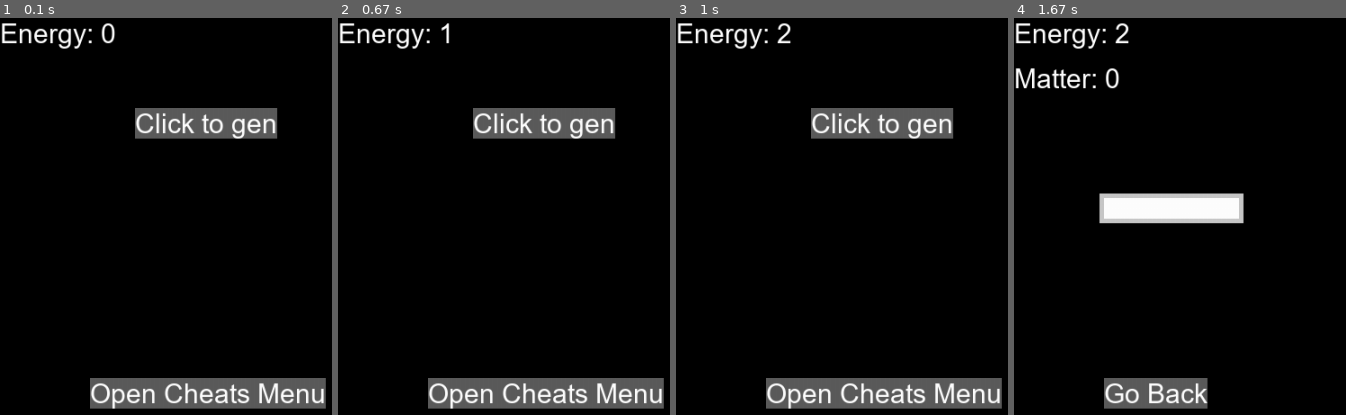
Above: before the commit, frames 1-4 (left to right).
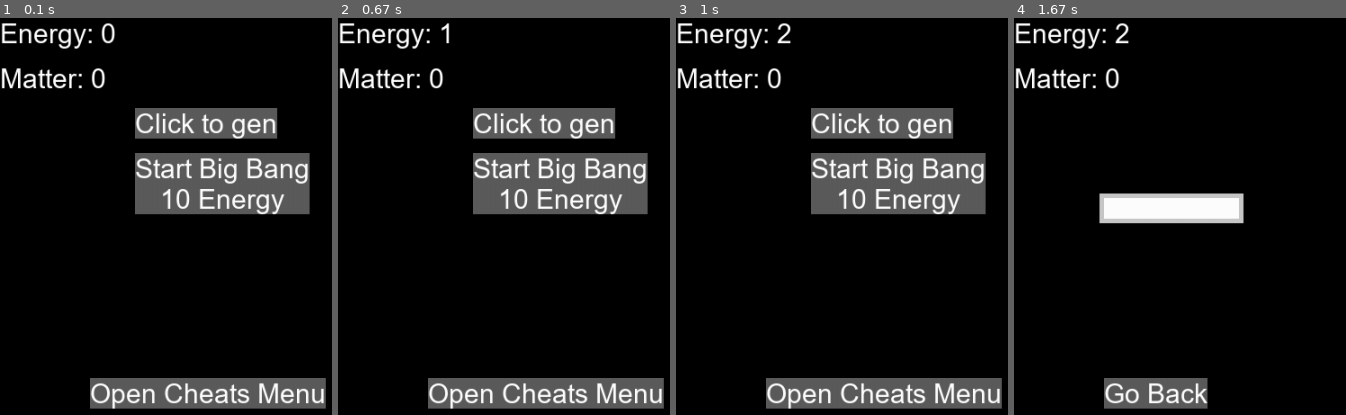
Above: after the commit, the same moments.

Repository: Slayrix/Idle-Game
Game: pygame game, started from Game/main.py
The game is run twice, just before and just after one commit, with the same random seed, the same clock (stepped at 60 frames per second) and the same inputs.
Inputs (mouse positions are in pixels of both pictures, inside the frame that each line leads up to):
- Up to frame 1 (0.1 s): no input
- Up to frame 2 (0.67 s): click "Click to gen" at 0.38 s
- Up to frame 3 (1 s): click "Click to gen" at 0.72 s
- Up to frame 4 (1.67 s): click "Open Cheats Menu" at 1.05 s; click (1170, 208) at 1.55 s

The runs differ from the first frame. In frame 1, 8.9% of the frame differs, in the area x 0-94%, y 12-50%; in frame 2, 8.9%; in frame 3, 8.9%; in frame 4, nothing differs.

Commit message:
Made buttons more modular

Diff:
--- a/Game/button.py
+++ b/Game/button.py
@@ -1,11 +1,20 @@
 import pygame as pg
 import game, upgrade
 
+class list:
+    def __init__(self):
+        self.list = []
+
 class button:
-    def __init__(self, textList, textColor, xPos, yPos):
+    def __init__(self, textList, activeMenuList: list, textColor, xPos, yPos, name, drawConditions: list = None):
         self.font = pg.font.Font("arial.ttf", 30)
         self.lineVarList = []
         self.setButton(textList, textColor, xPos, yPos)
+        self.activeMenu = activeMenuList
+        buttonList.list += [self]
+        self.drawConditions = drawConditions
+
+        self.name = name
 
     def setButton(self, textList: list, textColor, xPos: int, yPos: int):
         self.textColor = textColor
@@ -41,12 +50,34 @@
     def updateText(self, text: str, line: int):
         self.lineVarList[line] = self.font.render(text, True, self.textColor)
 
-genButton = button(["Click to gen"], (255, 255, 255), 150, 100)
-shopButton = button(["Shop"], (255, 255, 255), 150, 150)
-shopBackButton = button(["Back"], (255, 255, 255), 100, 100)
-bigBangButton = button(["Start Big Bang", str(upgrade.bigBangUpgrade.cost) + " Energy"], (255, 255, 255), 150, 150)
-genEnergyUpgradeButton = button(["Upgrade 1", "Auto gen +" + str(upgrade.genEnergyUpgrade.increaseGenPerSecondAmount) + " energy per second per upgrade", str(upgrade.genEnergyUpgrade.cost) + " Matter"], (255, 255, 255), 150, 230)
-matterGenUpgradeButton = button(["Double Matter Generation", "Increases energy consumption by +10", str(upgrade.matterGenUpgrade.cost) + " Matter"], (255, 255, 255), 150, 350)
-genEnergyUpgradeBuffButton = button(["Double Energy Generation of Upgrade 1", str(upgrade.genEnergyUpgradeBuff.cost) + " Matter"], (255, 255, 255), 150, 470)
-cheatsMenuButton = button(["Open Cheats Menu"], (255, 255, 255), 100, 400)
-cheatsBackButton = button(["Go Back"], (255, 255, 255), 100, 400)
+    def showButton(self):
+        conditions = self.drawConditions
+        if conditions == None:
+            return True
+        else:
+            val = False
+            objVar = conditions[0]
+            if conditions[1] == "level":
+                if conditions[2] == "=":
+                    if objVar.level == conditions[3]:
+                        val = True
+                elif conditions[2] == ">":
+                    if objVar.level > conditions[3]:
+                        val = True
+                if val == True:
+                    return True
+                else:
+                    return False
+
+
+buttonList = list()
+
+genButton = button(["Click to gen"], ["defaultMenu"], (255, 255, 255), 150, 100, "genButton")
+shopButton = button(["Shop"], ["defaultMenu"], (255, 255, 255), 150, 150, "shopButton", [upgrade.bigBangUpgrade, "level", ">", 0])
+shopBackButton = button(["Back"], ["shop"], (255, 255, 255), 100, 100, "shopBackButton")
+bigBangButton = button(["Start Big Bang", str(upgrade.bigBangUpgrade.cost) + " Energy"], ["defaultMenu"], (255, 255, 255), 150, 150, "bigBangButton", [upgrade.bigBangUpgrade, "level", "=", 0])
+genEnergyUpgradeButton = button(["Upgrade 1", "Auto gen +" + str(upgrade.genEnergyUpgrade.increaseGenPerSecondAmount) + " energy per second per upgrade", str(upgrade.genEnergyUpgrade.cost) + " Matter"], ["shop"], (255, 255, 255), 150, 230, "genEnergyUpgradeButton")
+matterGenUpgradeButton = button(["Double Matter Generation", "Increases energy consumption by +10", str(upgrade.matterGenUpgrade.cost) + " Matter"], ["shop"], (255, 255, 255), 150, 350, "matterGenUpgradeButton")
+genEnergyUpgradeBuffButton = button(["Double Energy Generation of Upgrade 1", str(upgrade.genEnergyUpgradeBuff.cost) + " Matter"], ["shop"], (255, 255, 255), 150, 470, "genEnergyUpgradeBuffButton")
+cheatsMenuButton = button(["Open Cheats Menu"], ["defaultMenu"], (255, 255, 255), 100, 400, "cheatsMenuButton")
+cheatsBackButton = button(["Go Back"], ["cheats"], (255, 255, 255), 100, 400, "cheatsBackButton")
--- a/Game/menu.py
+++ b/Game/menu.py
@@ -1,4 +1,4 @@
-import game, currency, upgrade, text, button, cheats
+import game, text, button, cheats
 
 class menu:
     def __init__(self):
@@ -14,33 +14,15 @@
         self.currentMenu = "cheats"
 
 def displayMenu():
-    if menuVar.currentMenu == "defaultMenu":
-        game.gameScreen.blit(text.energyText.text, (0,0))
+    for buttonVar in button.buttonList.list:
+        for menu in buttonVar.activeMenu:
+            if menu == menuVar.currentMenu:
+                if buttonVar.showButton() == True:
+                    buttonVar.drawButton((92, 92, 92))
+    game.gameScreen.blit(text.energyText.text, (0,0))
+    game.gameScreen.blit(text.matterText.text, (0,50))
 
-        button.genButton.drawButton((92, 92, 92))
-
-        if upgrade.bigBangUpgrade.level == 0 and currency.energy.amount >= upgrade.bigBangUpgrade.cost:
-            button.bigBangButton.drawButton((92, 92, 92))
-        elif upgrade.bigBangUpgrade.level >= 1:
-            game.gameScreen.blit(text.matterText.text, (0,50))
-            button.shopButton.drawButton((92, 92, 92))
-
-        button.cheatsMenuButton.drawButton((92, 92, 92))
-    elif menuVar.currentMenu == "shop":
-        game.gameScreen.blit(text.energyText.text, (0,0))
-        game.gameScreen.blit(text.matterText.text, (0,50))
-
-        button.shopBackButton.drawButton((92, 92, 92))
-
-        button.genEnergyUpgradeButton.drawButton((92, 92, 92))
-        button.matterGenUpgradeButton.drawButton((92, 92, 92))
-        button.genEnergyUpgradeBuffButton.drawButton((92, 92, 92))
-    elif menuVar.currentMenu == "cheats":
-        game.gameScreen.blit(text.energyText.text, (0,0))
-        game.gameScreen.blit(text.matterText.text, (0,50))
-
+    if menuVar.currentMenu == "cheats":
         cheats.cheatsTextBox.drawTextBox()
 
-        button.cheatsBackButton.drawButton((92, 92, 92))
-
 menuVar = menu()
